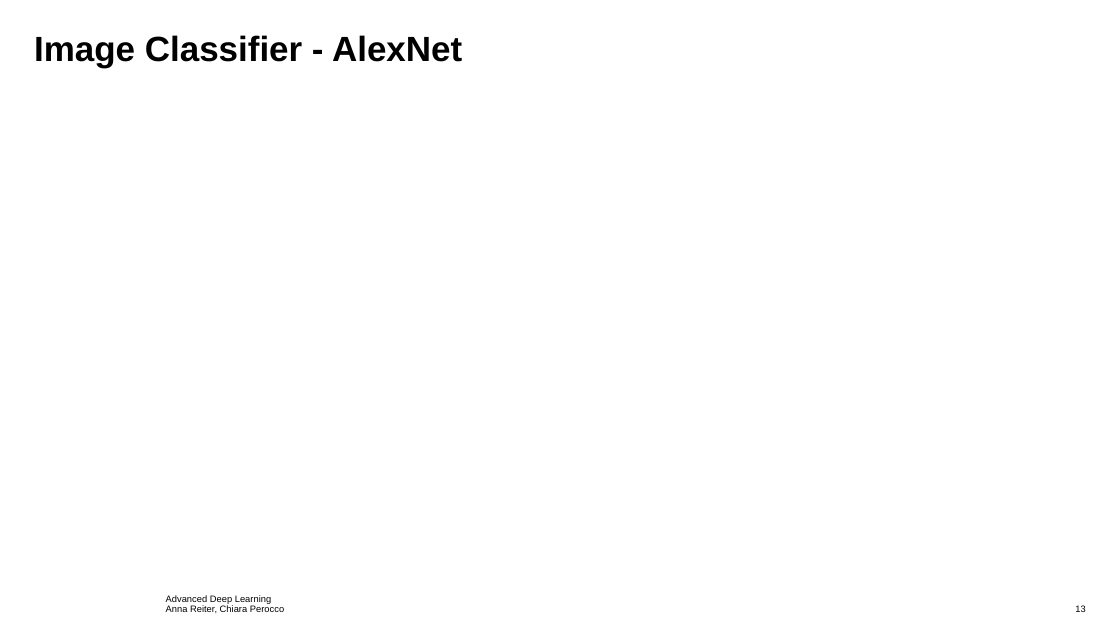
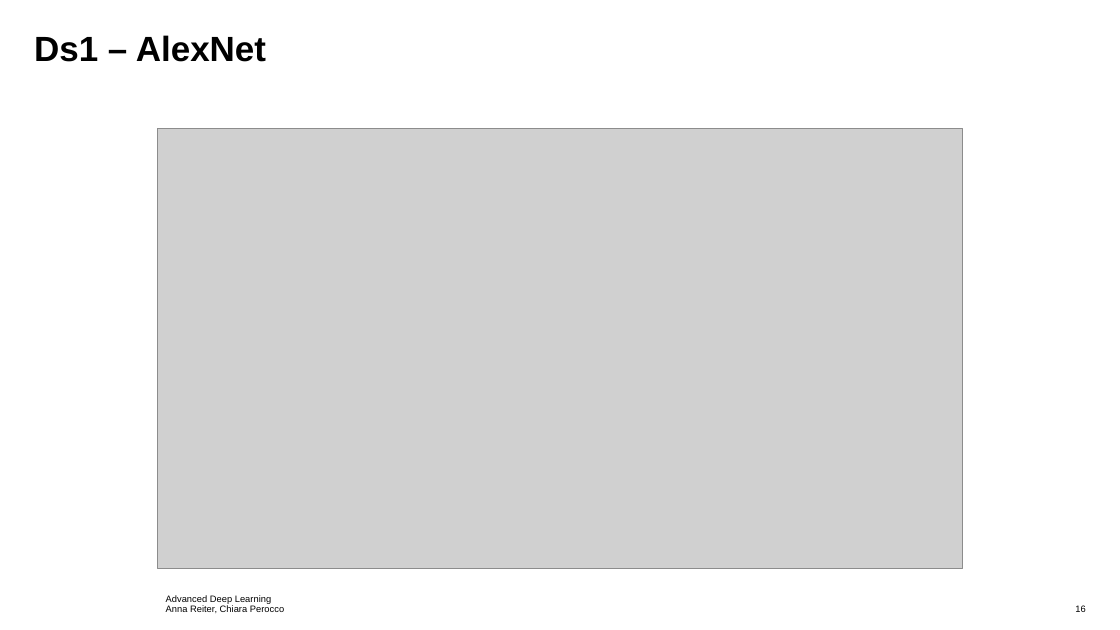
Before and after one commit to ChiaraPerocco/ADL-Project, a slide deck: slide 16 of pres.pptx (slide 13 before the commit). Drawn at 1120x630 pixels with LibreOffice and Linux fonts; fonts in the diff are those of the drawing; grey boxes stand for pictures; background and template pictures are left out. Boxes give left, top, right and bottom in pixels: in the first picture for what was removed or moved away, otherwise in the second. Text is boxed around its words. In the diff, an @@ line names an element or a change of style, - is before the commit and + after.

```diff
--- a/pres.pptx
+++ b/pres.pptx
@@ title at box(34, 35, 266, 62): text changed @@
-Image Classifier - AlexNet
+Ds1 – AlexNet
@@ picture added at box(157, 128, 963, 568) @@
@@ page number at box(1075, 605, 1085, 612): text changed @@
-13
+16
```
Also in this commit, not shown: 5 other slides changed, 13 slides added.
